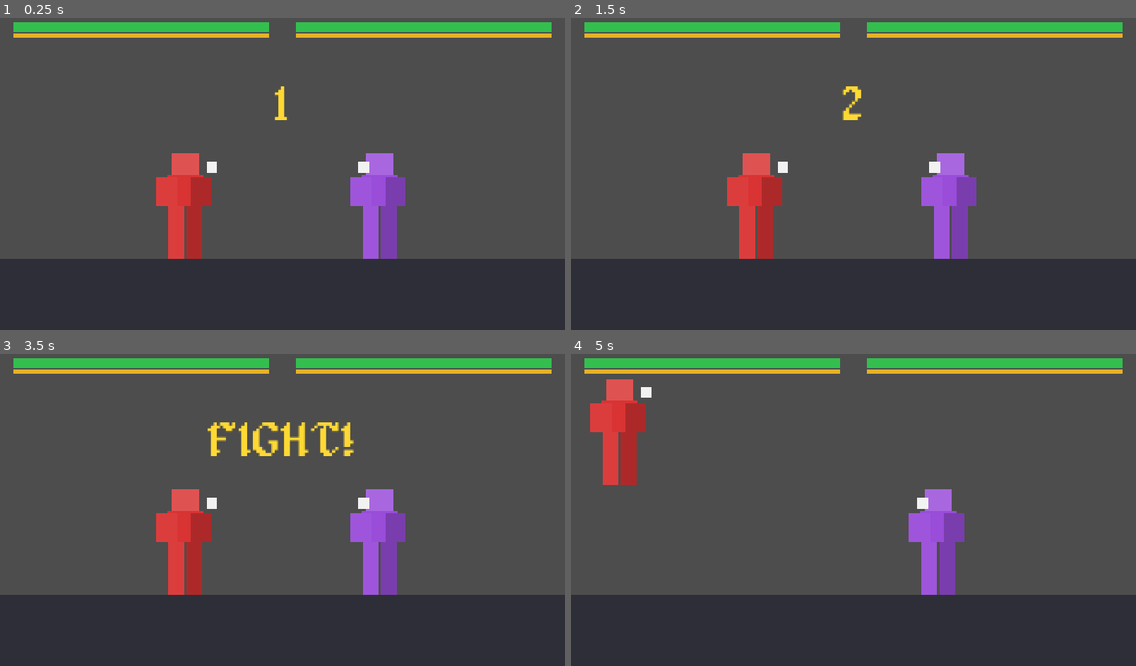
Above: before the commit, frames 1-4 (two rows, left to right).
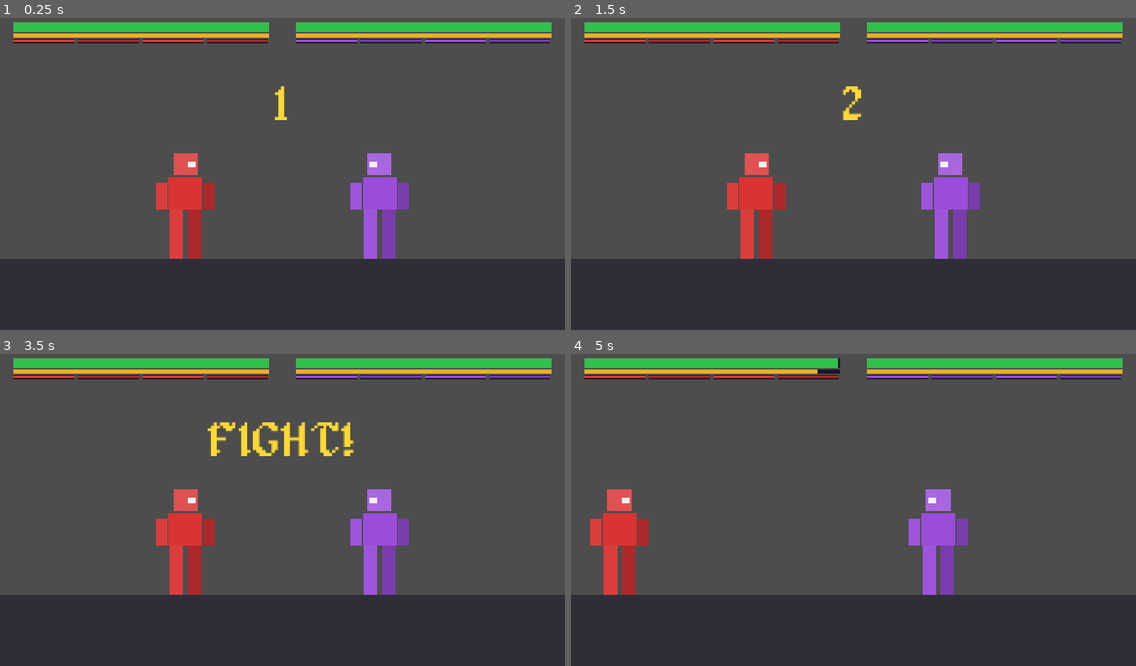
Above: after the commit, the same moments.

Repository: al5ina5/fighter
Game: Godot game, scene res://scenes/Battle.tscn
Two runs of this game, one before a commit and one after it. Both use one fixed random seed, a clock stepped at 60 frames per second and the inputs below. This scene is started directly instead of the project's main scene.
Inputs (mouse positions are in pixels of both pictures, inside the frame that each line leads up to):
- Up to frame 1 (0.25 s): no input
- Up to frame 2 (1.5 s): tap Enter (ui_accept) at 0.5, 1.25 s; move the mouse to (977, 155) at 0.52 s; hold D (p1_move_right) from 0.53 s (still down); tap F (p1_arm_l) at 0.6 s; click (977, 155) at 0.67 s; tap W (p1_jump) at 0.77 s; move the mouse to (740, 186) at 1.27 s; tap G (p1_arm_r) at 1.35 s
- Up to frame 3 (3.5 s): tap W (p1_jump) at 1.52, 3.02 s; tap Enter (ui_accept) at 2, 2.75 s; move the mouse to (339, 438) at 2.02 s; release D (p1_move_right) at 2.03 s; hold A (p1_move_left) 2.03-2.78 s; tap S (p1_block) at 2.1 s; move the mouse to (254, 572) at 2.77 s; hold D (p1_move_right) from 2.78 s (still down); tap H (p1_leg_l) at 2.85 s; click (254, 572) at 2.92 s
- Up to frame 4 (5 s): move the mouse to (1023, 553) at 3.52 s; tap J (p1_leg_r) at 3.6 s; tap W (p1_jump) at 3.77, 4.52 s; move the mouse to (684, 460) at 4.27 s; release D (p1_move_right) at 4.28 s; hold A (p1_move_left) from 4.28 s (still down); tap K (p2_arm_l) at 4.35 s

The runs differ from the first frame. In frame 1, 2.6% of the frame differs, in the area x 2-98%, y 6-78%; in frame 2, 2.6%; in frame 3, 2.6%; in frame 4, 6.3%, in the area x 2-98%, y 1-78%.

Commit message:
Clearer fighter rig (head/torso/arms/legs with gaps), remove yellow debug hitbox, add per-limb health HUD

Diff:
--- a/scenes/Player.tscn
+++ b/scenes/Player.tscn
@@ -9,16 +9,16 @@
 size = Vector2(70, 80)
 
 [sub_resource type="RectangleShape2D" id="RectangleShape2D_head"]
-size = Vector2(20, 16)
+size = Vector2(18, 16)
 
 [sub_resource type="RectangleShape2D" id="RectangleShape2D_torso"]
-size = Vector2(28, 24)
+size = Vector2(26, 24)
 
 [sub_resource type="RectangleShape2D" id="RectangleShape2D_arm"]
-size = Vector2(16, 22)
+size = Vector2(8, 20)
 
 [sub_resource type="RectangleShape2D" id="RectangleShape2D_leg"]
-size = Vector2(12, 40)
+size = Vector2(10, 38)
 
 [node name="Player" type="CharacterBody2D" groups=["players"]]
 collision_layer = 1
@@ -34,9 +34,9 @@
 position = Vector2(0, -24)
 
 [node name="Body" type="ColorRect" parent="Rig/head"]
-offset_left = -10.0
+offset_left = -9.0
 offset_top = -16.0
-offset_right = 10.0
+offset_right = 9.0
 offset_bottom = 0.0
 color = Color(0.9, 0.35, 0.35, 1)
 
@@ -51,12 +51,12 @@
 shape = SubResource("RectangleShape2D_head")
 
 [node name="torso" type="Node2D" parent="Rig"]
-position = Vector2(0, -12)
+position = Vector2(0, -10)
 
 [node name="Body" type="ColorRect" parent="Rig/torso"]
-offset_left = -14.0
+offset_left = -13.0
 offset_top = -12.0
-offset_right = 14.0
+offset_right = 13.0
 offset_bottom = 12.0
 color = Color(0.85, 0.2, 0.2, 1)
 
@@ -71,17 +71,17 @@
 shape = SubResource("RectangleShape2D_torso")
 
 [node name="arm_l" type="Node2D" parent="Rig"]
-position = Vector2(-20, -20)
+position = Vector2(-18, -18)
 
 [node name="Body" type="ColorRect" parent="Rig/arm_l"]
-offset_left = -2.0
-offset_top = -2.0
-offset_right = 14.0
+offset_left = -4.0
+offset_top = 0.0
+offset_right = 4.0
 offset_bottom = 20.0
 color = Color(0.7, 0.17, 0.17, 1)
 
 [node name="Hurtbox" type="Area2D" parent="Rig/arm_l"]
-position = Vector2(6, 9)
+position = Vector2(0, 10)
 collision_layer = 4
 collision_mask = 0
 monitorable = true
@@ -91,17 +91,17 @@
 shape = SubResource("RectangleShape2D_arm")
 
 [node name="arm_r" type="Node2D" parent="Rig"]
-position = Vector2(6, -20)
+position = Vector2(18, -18)
 
 [node name="Body" type="ColorRect" parent="Rig/arm_r"]
-offset_left = -2.0
-offset_top = -2.0
-offset_right = 14.0
+offset_left = -4.0
+offset_top = 0.0
+offset_right = 4.0
 offset_bottom = 20.0
 color = Color(0.7, 0.17, 0.17, 1)
 
 [node name="Hurtbox" type="Area2D" parent="Rig/arm_r"]
-position = Vector2(6, 9)
+position = Vector2(0, 10)
 collision_layer = 4
 collision_mask = 0
 monitorable = true
@@ -111,17 +111,17 @@
 shape = SubResource("RectangleShape2D_arm")
 
 [node name="leg_l" type="Node2D" parent="Rig"]
-position = Vector2(-13, 0)
+position = Vector2(-7, 2)
 
 [node name="Body" type="ColorRect" parent="Rig/leg_l"]
-offset_left = 0.0
+offset_left = -5.0
 offset_top = 0.0
-offset_right = 12.0
-offset_bottom = 40.0
+offset_right = 5.0
+offset_bottom = 38.0
 color = Color(0.6, 0.14, 0.14, 1)
 
 [node name="Hurtbox" type="Area2D" parent="Rig/leg_l"]
-position = Vector2(6, 20)
+position = Vector2(0, 19)
 collision_layer = 4
 collision_mask = 0
 monitorable = true
@@ -131,17 +131,17 @@
 shape = SubResource("RectangleShape2D_leg")
 
 [node name="leg_r" type="Node2D" parent="Rig"]
-position = Vector2(1, 0)
+position = Vector2(7, 2)
 
 [node name="Body" type="ColorRect" parent="Rig/leg_r"]
-offset_left = 0.0
+offset_left = -5.0
 offset_top = 0.0
-offset_right = 12.0
-offset_bottom = 40.0
+offset_right = 5.0
+offset_bottom = 38.0
 color = Color(0.6, 0.14, 0.14, 1)
 
 [node name="Hurtbox" type="Area2D" parent="Rig/leg_r"]
-position = Vector2(6, 20)
+position = Vector2(0, 19)
 collision_layer = 4
 collision_mask = 0
 monitorable = true
@@ -151,10 +151,10 @@
 shape = SubResource("RectangleShape2D_leg")
 
 [node name="Face" type="ColorRect" parent="Rig"]
-offset_left = 16.0
+offset_left = 2.0
 offset_top = -34.0
-offset_right = 24.0
-offset_bottom = -26.0
+offset_right = 8.0
+offset_bottom = -30.0
 color = Color(0.95, 0.95, 0.95, 1)
 
 [node name="Hitbox" type="Area2D" parent="."]
@@ -165,11 +165,3 @@
 
 [node name="HitboxShape" type="CollisionShape2D" parent="Hitbox"]
 shape = SubResource("RectangleShape2D_hit")
-
-[node name="DebugRect" type="ColorRect" parent="Hitbox"]
-offset_left = -35.0
-offset_top = -40.0
-offset_right = 35.0
-offset_bottom = 40.0
-color = Color(1, 0.9, 0.2, 0.5)
-visible = false
--- a/scripts/Battle.gd
+++ b/scripts/Battle.gd
@@ -3,6 +3,9 @@
 const PLAYER_TS := preload("res://scenes/Player.tscn")
 
 enum Phase { COUNTDOWN, FIGHT, KO }
+
+const LIMB_LIST := ["arm_l", "arm_r", "leg_l", "leg_r"]
+const LIMB_MAX_HP := 40.0
 
 @onready var p1_bar: ProgressBar = $HUD/P1Bar
 @onready var p2_bar: ProgressBar = $HUD/P2Bar
@@ -15,6 +18,8 @@
 var player1
 var player2
 var phase: int = Phase.COUNTDOWN
+var p1_bars := {}
+var p2_bars := {}
 
 
 func _ready() -> void:
@@ -25,7 +30,51 @@
 	player2 = players[1]
 	player1.died.connect(_on_ko.bind(player2))
 	player2.died.connect(_on_ko.bind(player1))
+	_build_limb_hud()
 	_start_round()
+
+
+func _build_limb_hud() -> void:
+	_build_limb_row(player1.body_color, 30.0, p1_bars)
+	_build_limb_row(player2.body_color, 670.0, p2_bars)
+
+
+func _build_limb_row(body_color: Color, x0: float, store: Dictionary) -> void:
+	var y := 60.0
+	var w := 140.0
+	var h := 8.0
+	var gap := 6.0
+	for i in LIMB_LIST.size():
+		var name: String = LIMB_LIST[i]
+		var bx := x0 + i * (w + gap)
+		var bg := ColorRect.new()
+		bg.color = Color(0.1, 0.1, 0.14, 1)
+		bg.position = Vector2(bx, y)
+		bg.size = Vector2(w, h)
+		$HUD.add_child(bg)
+		var fill := ColorRect.new()
+		fill.color = _limb_color(body_color, name)
+		fill.position = Vector2(bx + 1, y + 1)
+		fill.size = Vector2(w - 2, h - 2)
+		$HUD.add_child(fill)
+		store[name] = fill
+
+
+func _limb_color(base: Color, name: String) -> Color:
+	if name == "arm_r" or name == "leg_r":
+		return base.darkened(0.2)
+	return base.lightened(0.05)
+
+
+func _update_limb_bars(store: Dictionary, player) -> void:
+	for name in LIMB_LIST:
+		var fill: ColorRect = store[name]
+		var data: Dictionary = player.limb_hp[name]
+		if data.gone:
+			fill.visible = false
+		else:
+			fill.visible = true
+			fill.size.x = (140.0 - 2.0) * clampf(data.hp / LIMB_MAX_HP, 0.0, 1.0)
 
 
 func _spawn_players() -> void:
@@ -50,6 +99,8 @@
 		p2_bar.value = maxf(player2.health, 0.0)
 		p1_guard.value = maxf(player1.guard, 0.0)
 		p2_guard.value = maxf(player2.guard, 0.0)
+		_update_limb_bars(p1_bars, player1)
+		_update_limb_bars(p2_bars, player2)
 
 
 func _process(_delta: float) -> void:
--- a/scripts/Player.gd
+++ b/scripts/Player.gd
@@ -42,7 +42,6 @@
 @onready var face: ColorRect = $Rig/Face
 @onready var hitbox: Area2D = $Hitbox
 @onready var hitbox_shape: CollisionShape2D = $Hitbox/HitboxShape
-@onready var hitbox_debug: ColorRect = $Hitbox/DebugRect
 
 var health := 100.0
 var guard := GUARD_MAX
@@ -246,7 +245,6 @@
 
 func _set_hitbox(active: bool) -> void:
 	hitbox_shape.disabled = not active
-	hitbox_debug.visible = active
 
 
 func _flash_limb(limb_name: String) -> void:
@@ -408,8 +406,9 @@
 	if opponent == null:
 		return
 	facing = 1 if opponent.global_position.x >= global_position.x else -1
-	face.offset_left = 16.0 * facing
-	face.offset_right = face.offset_left + 8.0
+	var f := float(facing)
+	face.offset_left = 2.0 if f > 0.0 else -8.0
+	face.offset_right = face.offset_left + 6.0
 
 
 func _find_opponent() -> Node:
